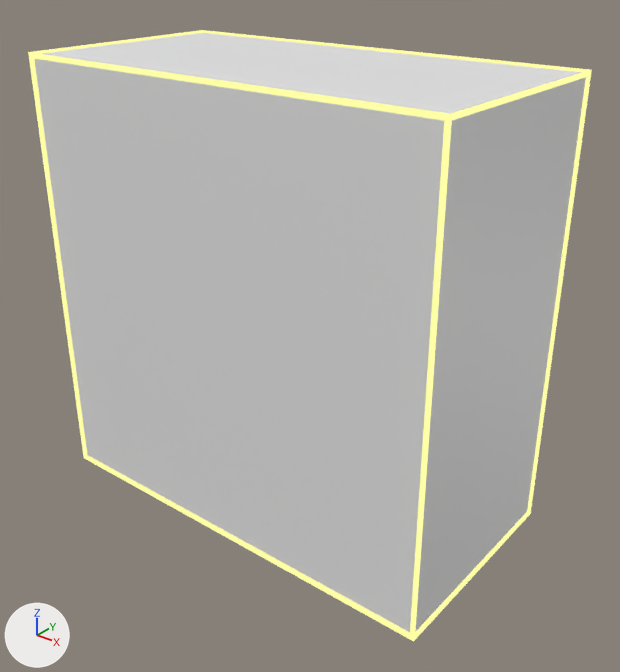
Before and after pictures for a commit that changed the glTF model BlockPuzzle/assets/Target1.glb.
Before and after are seen from a camera (50 mm lens) standing at (7.14, -19.69, 4.79) and looking at (0.32, -11.16, -0.49). Lighting does not change. The marker at lower left points along +X, +Y and +Z. Where no turn or scale is listed for an object, it has been applied to the vertices.

The scene before the commit, as lines of its bpy script (objects in view):
```python
me_block_002 = bpy.data.meshes.new('block.002')
me_block_002.from_pydata(...)  # 40 vertices, 96 faces; spans x -3.2..3.2, y -12.73..-9.5, z -3.2..3.2
me_block_002.materials.append(mat_material)  # black #000000
me_block_008 = bpy.data.meshes.new('block.008')
me_block_008.from_pydata(...)  # a box spanning x -3.18..3.18, y -12.7..-9.52, z -3.18..3.18
me_block_008.materials.append(mat_targetmat_001)  # white #e7e7e7
ob_glowtarget1 = bpy.data.objects.new('glowTarget1', me_block_002)
ob_glowtarget1.location = (0.0, 0.0, 0.0)
ob_target1 = bpy.data.objects.new('Target1', me_block_008)
ob_target1.location = (0.0, 0.0, 0.0)
```
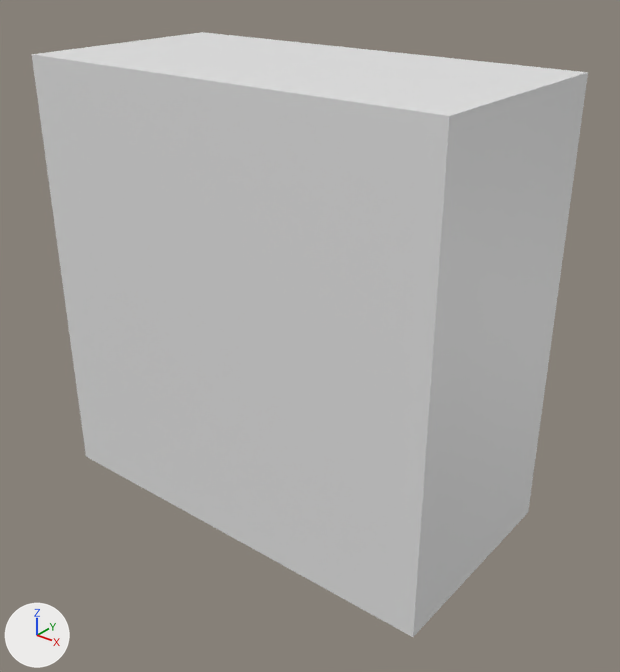
Where the change shows, as pixel boxes [x1, y1, x2, y2] in the pictures (620 x 672 px):
'glowTarget1', deleted: before [28, 30, 592, 642]

What the commit changed:
Object 'glowTarget1' (ob_glowtarget1) is deleted.
